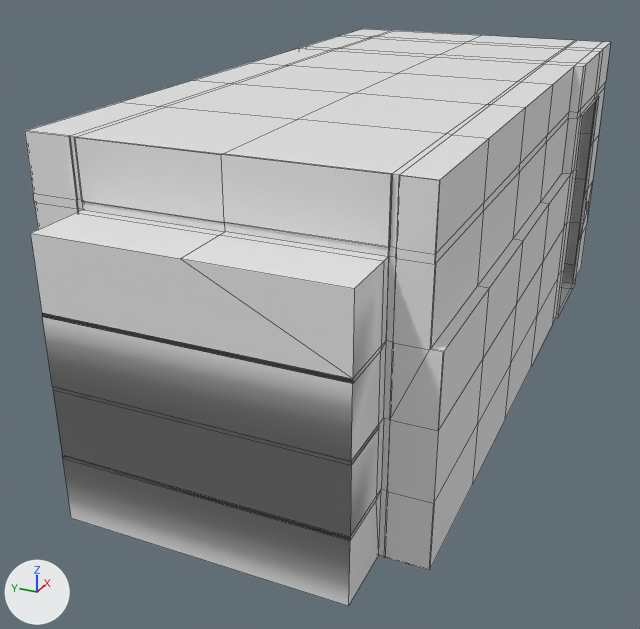
What one commit did to the FBX model Periode 3/Assets/Marnix/Fbx/Room.fbx.
One viewpoint serves both versions: a 50 mm camera at (-26.7, -9.9, 14.5) aimed at (-2.1, 1.2, 2.2). Every picture has the same lights, and +X, +Y and +Z are marked at lower left. Mesh edges are drawn as thin lines. Where no turn or scale is listed for an object, it has been applied to the vertices.

Script lines for the objects in view, before the commit:
```python
me_plane = bpy.data.meshes.new('Plane')
me_plane.from_pydata(...)  # 344 vertices, 345 faces; spans x -12.1..11.8, y -5.4..5.3, z 0.0..9.6
# before: 16 (-12.1, -4.0, 7.9) at pixel (354, 288), 17 (-12.1, 3.8, 7.9) at pixel (30, 233), 18 (-12.1, 3.8, 0.0) at pixel (71, 517), 19 (-12.1, -4.0, 0.0) at pixel (348, 605), 28 (-12.1, 3.8, 3.9) at pixel (52, 386)
# before: 29 (-12.1, -4.0, 3.9) at pixel (351, 461), 38 (-12.1, 3.8, 2.0) at pixel (62, 454), 39 (-12.1, -4.0, 2.0) at pixel (350, 536), 45 (-12.1, 3.8, 5.9) at pixel (41, 312), 46 (-12.1, -4.0, 5.9) at pixel (352, 378)
# before: 60 (-12.1, -4.0, 5.8) at pixel (352, 383), 61 (-12.1, 3.8, 5.8) at pixel (42, 316), 288 (-12.1, -0.1, 7.9) at pixel (180, 258)
ob_room = bpy.data.objects.new('Room', me_plane)
ob_room.location = (0.0, 0.0, 0.0)
```
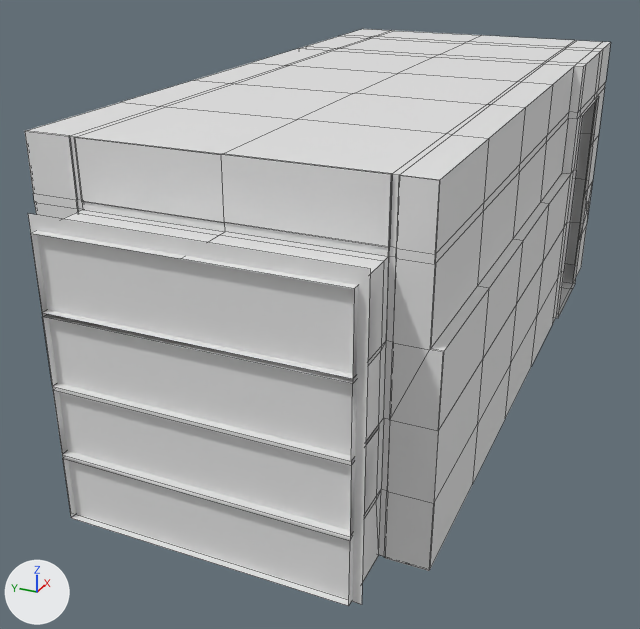
Where the newer file only moved an object's origin or applied its transform, the numbers keep the older frame.

Where the change shows, as pixel boxes [x1, y1, x2, y2] in the pictures (640 x 629 px):
part 1 of me_plane, cut back
    before: [31, 233, 354, 606]
    after: [28, 213, 370, 605]

The change, as a diff of the scene's bpy script:
```diff
--- a/Periode 3/Assets/Marnix/Fbx/Room.fbx.py
+++ b/Periode 3/Assets/Marnix/Fbx/Room.fbx.py
@@ me_plane @@
 me_plane.from_pydata(...)  # 344 vertices, 345 faces; spans x -12.1..11.8, y -5.4..5.3, z 0.0..9.6
 # used by ob_room; location = (0.0, 0.0, 0.0)
 # verts and faces of me_plane; kept vertices keep their numbers, new ones are numbered from 344
+# me_plane part 1
+delete_faces([(18, 38, 39, 19), (16, 46, 288), (28, 29, 39, 38), (45, 61, 60, 46), (28, 61, 60, 29), (17, 288, 46, 45)])
+verts[344] = (-11.9, -4.3, 8.3)  # pixel (370, 268)
+verts[345] = (-11.9, -4.3, 0.0)  # pixel (361, 604)
+verts[346] = (-11.9, 4.0, 8.3)  # pixel (27, 213)
+verts[347] = (-11.9, 4.0, 0.0)  # pixel (70, 513)
+faces += [(344, 345, 347, 346)]
```
